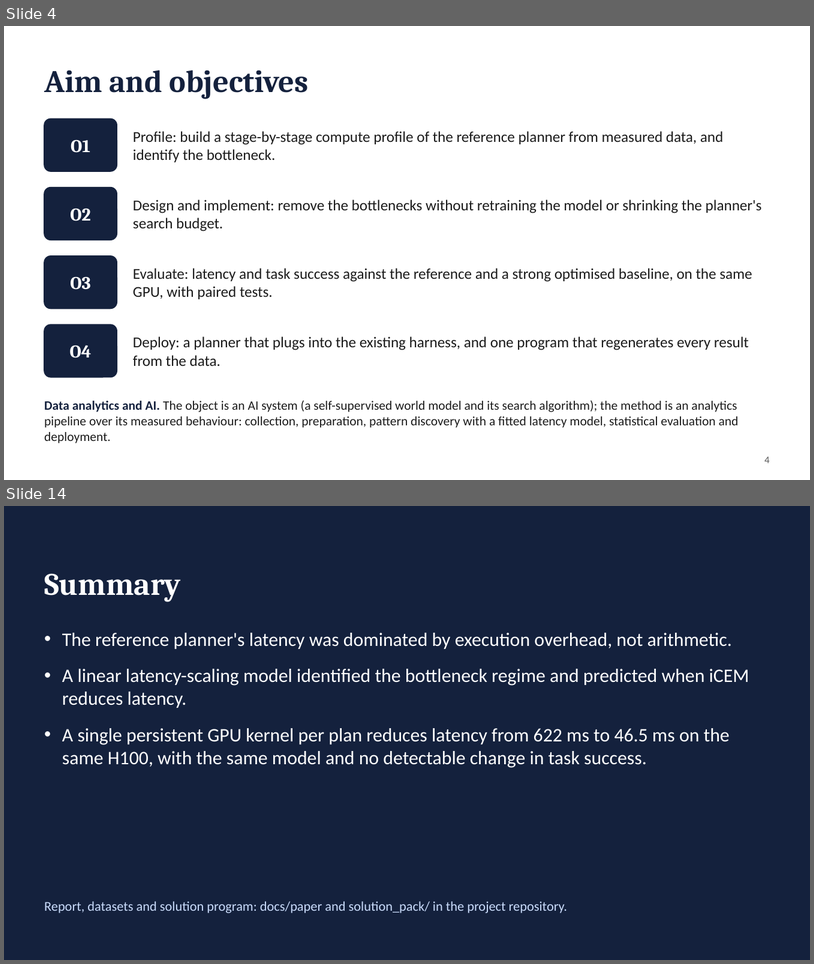
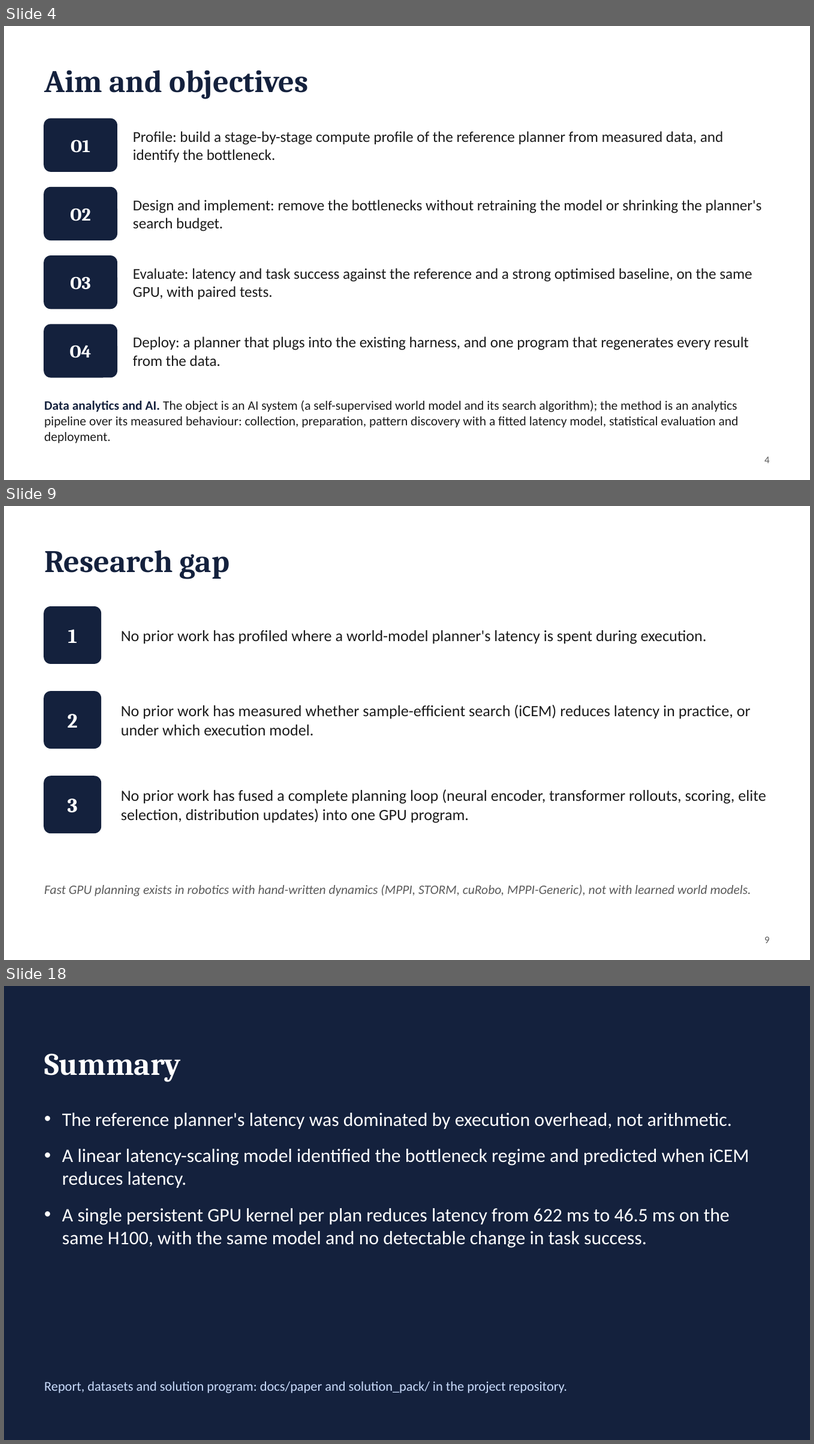
Before and after one commit to antoinenguyen27/lewm-flash, a slide deck: docs/paper/presentation.pptx. Shown one above the other, each under a label of ours: slides 4 and 14 before the commit, slides 4, 9 and 18 after it; the slides between them are not shown. The pictures are 814x964 and 814x1444 pixels, drawn with LibreOffice and Linux fonts; fonts in the diff are those of the drawing. Boxes give left, top, right and bottom in pixels: in the first picture for what was removed or moved away, otherwise in the second. Text is boxed around its words. In the diff, an @@ line names an element or a change of style, - is before the commit and + after.

```diff
--- a/docs/paper/presentation.pptx
+++ b/docs/paper/presentation.pptx
@@ slide 9 added at [4, 506, 810, 960], background #FFFFFF @@
@@ text added at [44, 550, 230, 579], 28 pt, text #14213D, bold @@
+Research gap
@@ rounded rectangle added at [44, 607, 101, 663], fill #14213D, outline #14213D 1 pt @@
@@ text added at [68, 629, 77, 643], 18 pt, text #FFFFFF, bold @@
+1
@@ text added at [121, 630, 707, 644], 14 pt, text #1B1B1B @@
+No prior work has profiled where a world-model planner's latency is spent during execution.
@@ rounded rectangle added at [44, 691, 101, 748], fill #14213D, outline #14213D 1 pt @@
@@ text added at [68, 714, 78, 727], 18 pt, text #FFFFFF, bold @@
+2
@@ text added at [121, 705, 751, 735], 14 pt, text #1B1B1B @@
+No prior work has measured whether sample-efficient search (iCEM) reduces latency in practice, or under which execution model.
@@ rounded rectangle added at [44, 776, 101, 832], fill #14213D, outline #14213D 1 pt @@
@@ text added at [121, 789, 767, 823], 14 pt, text #1B1B1B @@
+No prior work has fused a complete planning loop (neural encoder, transformer rollouts, scoring, elite selection, distribution updates) into one GPU program.
@@ text added at [68, 798, 78, 813], 18 pt, text #FFFFFF, bold @@
+3
@@ text added at [44, 884, 752, 896], 11.5 pt, text #5A5A5A, italic @@
+Fast GPU planning exists in robotics with hand-written dynamics (MPPI, STORM, cuRobo, MPPI-Generic), not with learned world models.
@@ text added at [765, 936, 770, 943], 9 pt, text #5A5A5A @@
+9
@@ what was slide 14 is now slide 18 @@
```
Also in this commit, not shown: 8 slides changed, 4 other slides added, 1 slide removed, 5 other files.
